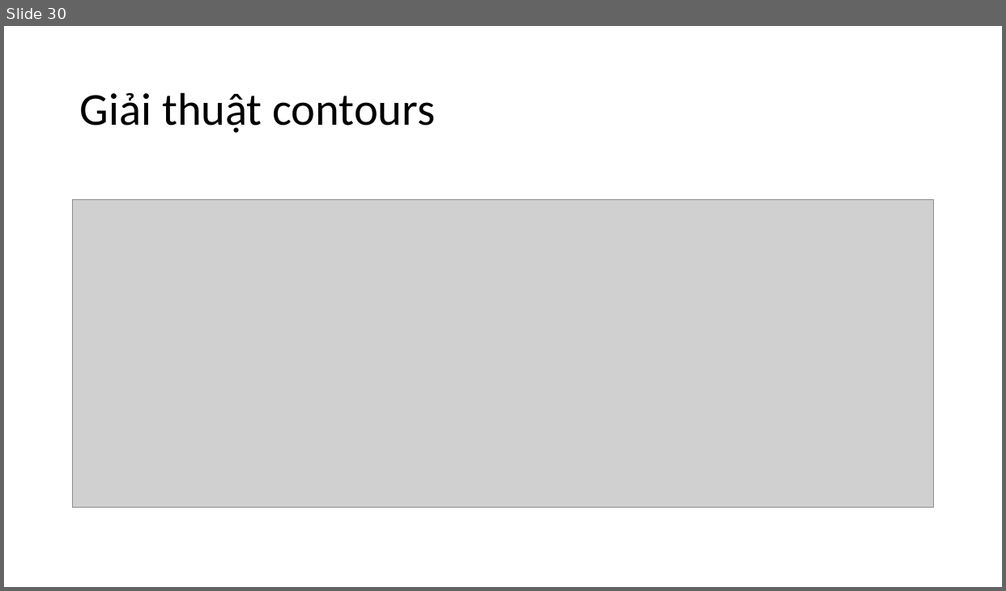
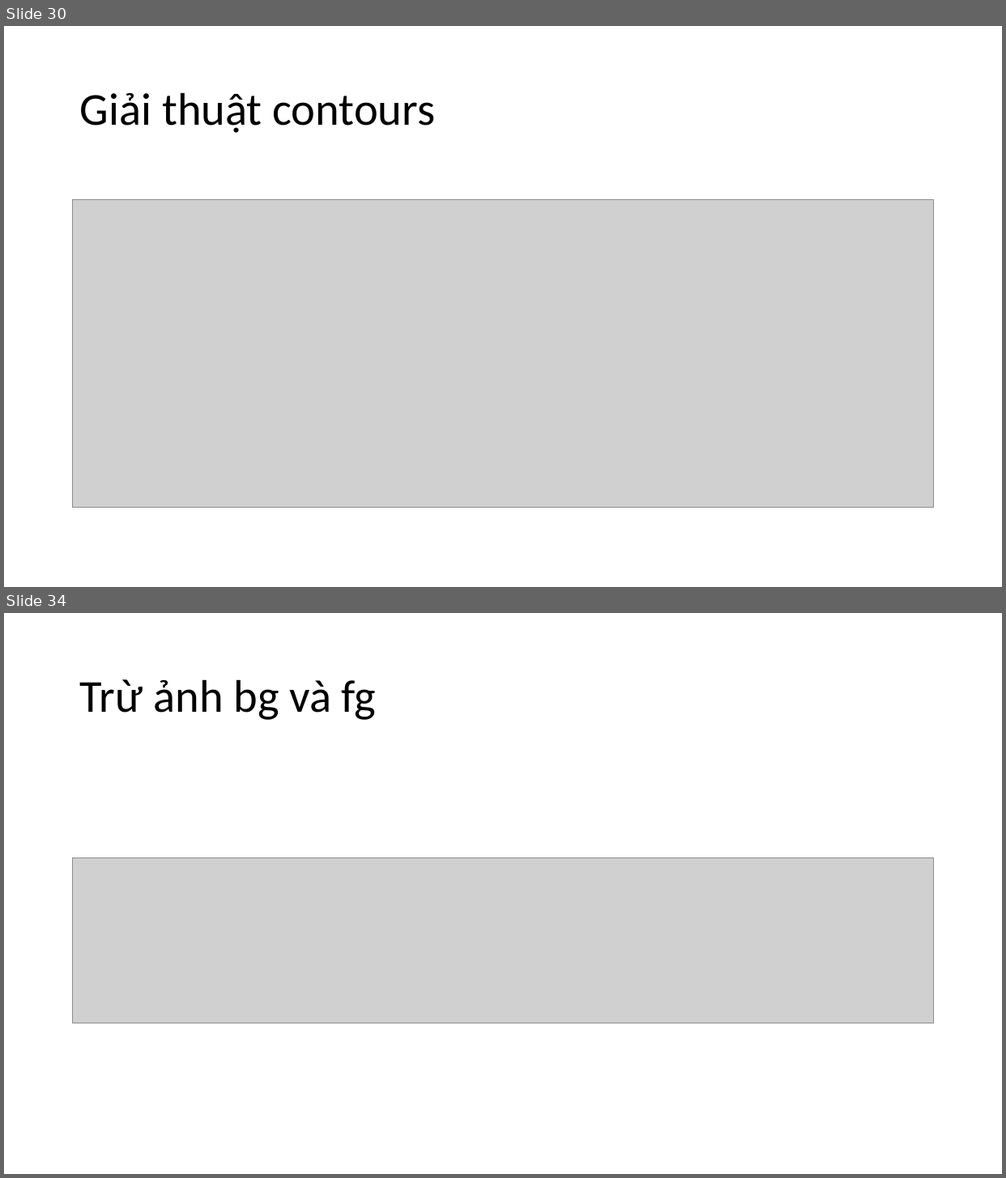
Before and after one commit to levinhhoang16/PyOpenCVCourse, a slide deck: Lecture/OpenCVCoban.pptx. Shown one above the other, each under a label of ours: slide 30 before the commit, slides 30 and 34 after it; the slides between them are not shown. The pictures are 1006x591 and 1006x1178 pixels, drawn with LibreOffice and Linux fonts; fonts in the diff are those of the drawing; grey boxes stand for pictures. Boxes give left, top, right and bottom in pixels: in the first picture for what was removed or moved away, otherwise in the second. Text is boxed around its words. In the diff, an @@ line names an element or a change of style, - is before the commit and + after.

```diff
--- a/Lecture/OpenCVCoban.pptx
+++ b/Lecture/OpenCVCoban.pptx
@@ slide 34 added at box(4, 613, 1002, 1174), background #FFFFFF @@
@@ title added at box(80, 679, 376, 720), 44 pt, text #000000 @@
+Trừ ảnh bg và fg
@@ picture added at box(73, 858, 934, 1023) @@
```
Also in this commit, not shown: 2 slides changed, 3 other slides added, 1 other file.
